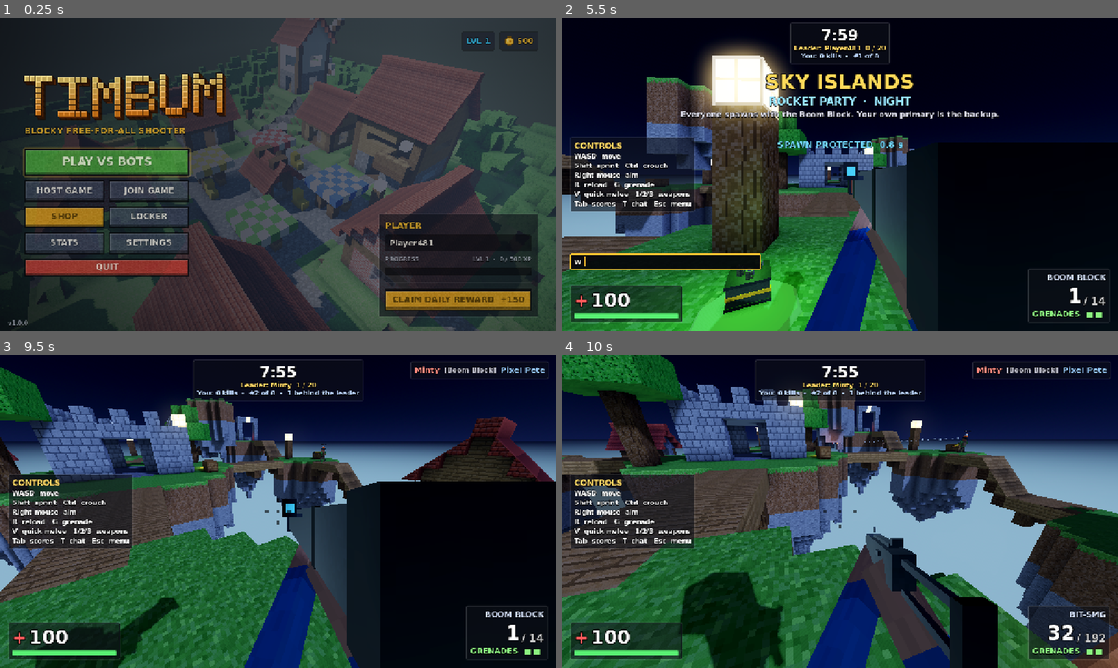
Above: before the commit, frames 1-4 (two rows, left to right).
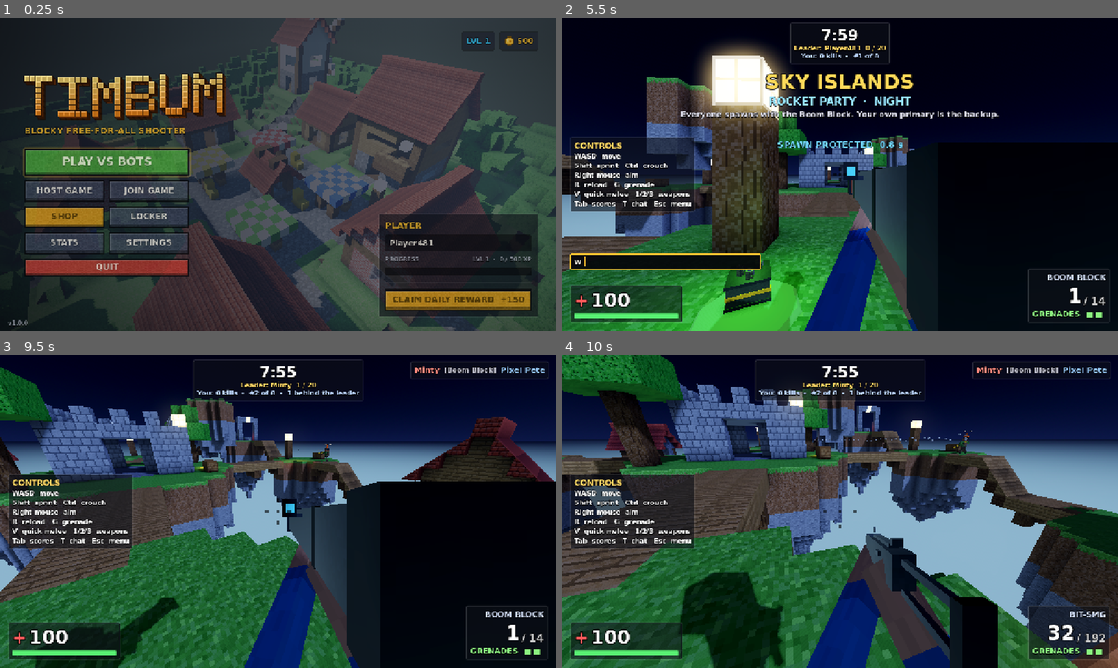
Above: after the commit, the same moments.

Repository: SubToFeralsloth11/timbum
Game: Godot game, scene res://scenes/main_menu.tscn
The game is run twice, just before and just after one commit, with the same random seed, the same clock (stepped at 60 frames per second) and the same inputs.
Inputs (mouse positions are in pixels of both pictures, inside the frame that each line leads up to):
- Up to frame 1 (0.25 s): no input
- Up to frame 2 (5.5 s): click "PLAY VS BOTS" at 0.5 s; click "EASY" at 1.25 s; click "EASY" at 2 s; click "NORMAL" at 2.75 s; click "NORMAL" at 3.5 s; click "START MATCH" at 4.25 s; tap Enter at 5 s; move the mouse to (834, 180) at 5.02 s; hold W (move_forward) from 5.03 s (still down); hold Right mouse button (aim) from 5.03 s (still down); click (834, 180) at 5.17 s; tap Space (jump) at 5.27 s
- Up to frame 3 (9.5 s): release W (move_forward) at 5.75 s; release Right mouse button (aim) at 5.75 s; drag from (444, 558) to (250, 574) at 5.77 s; move the mouse to (111, 464) at 6.52 s; hold A (move_left) 6.53-7.25 s; hold Ctrl (crouch) 6.53-7.25 s; drag from (305, 511) to (111, 464) at 7.27 s; move the mouse to (194, 433) at 8.02 s; hold S (move_back) 8.03-8.78 s; hold G (grenade) 8.03-8.78 s; tap Space (jump) at 8.27, 9.02 s; tap Escape (pause) at 8.65 s; move the mouse to (305, 511) at 8.77 s; hold W (move_forward) from 8.78 s (still down); tap V (melee) at 8.85 s
- Up to frame 4 (10 s): keep holding W (move_forward); move the mouse to (812, 511) at 9.52 s; hold Mouse wheel down (next_weapon) from 9.53 s (still down); click (812, 511) at 9.67 s

Frames 1-2 are identical in both runs. In frame 3, 0.1% of the frame differs, in the area x 50-60%, y 28-36%; in frame 4, 0.3%, in the area x 45-74%, y 22-32%.

Commit message:
Search a last-seen spot once, skip taken pickups, and reset bot state on respawn

Diff:
--- a/scripts/game/bot_brain.gd
+++ b/scripts/game/bot_brain.gd
@@ -53,6 +53,8 @@
 const LEADER_BIAS_PER_KILL := 1.5
 const LEADER_BIAS_MAX := 7.5
 const CROWD_PENALTY := 5.0
+## Placeholder for "no position yet", far outside every map.
+const NO_POS := Vector3(0.0, -100000.0, 0.0)
 
 var p: Player
 var difficulty := 1
@@ -88,6 +90,10 @@
 var _path_index := 0
 var _goal := Vector3.ZERO
 var _has_goal := false
+## The pickup the current goal leads to (null if none), so a taken one is abandoned on the way.
+var _goal_pickup: PickupNode
+## Last-seen position already searched; _roam heads to a last-seen spot once per new sighting.
+var _chase_pos := NO_POS
 var _repath_timer := 0.0
 var _perceive_timer := 0.0
 
@@ -118,6 +124,19 @@
 	_path = PackedVector3Array()
 	_last_seen_time = -100.0
 	_grenade_timer = randf_range(4.0, 10.0)
+	_goal_pickup = null
+	_chase_pos = NO_POS
+	_path_index = 0
+	_repath_timer = 0.0
+	_reaction_left = 0.0
+	_tracking_time = 0.0
+	_target_vel = Vector3.ZERO
+	_read_vel = Vector3.ZERO
+	_burst_timer = 0.0
+	_burst_pause = 0.0
+	_semi_wait = 0.0
+	_stuck_timer = 0.0
+	_stuck_check_pos = p.global_position
 
 
 func think(delta: float) -> void:
@@ -453,9 +472,16 @@
 
 func _roam(delta: float) -> void:
 	var now := World.now()
-	if now - _last_seen_time < MEMORY_TIME:
-		if not _has_goal or _goal.distance_to(_last_seen_pos) > 3.0:
-			_set_goal(_last_seen_pos)
+	# A pickup we were heading for got taken: pick something else instead of visiting the empty pad.
+	if _goal_pickup != null and not _goal_pickup.active:
+		_goal_pickup = null
+		_has_goal = false
+	# Search where the target was last seen, once per sighting: after reaching it (or the nearest
+	# reachable point) carry on roaming instead of re-pathing to the same spot every frame.
+	if now - _last_seen_time < MEMORY_TIME and _last_seen_pos.distance_to(_chase_pos) > 3.0:
+		_chase_pos = _last_seen_pos
+		_goal_pickup = null
+		_set_goal(_last_seen_pos)
 	elif not _has_goal:
 		_set_goal(_pick_roam_goal())
 	_go_toward(_goal, delta)
@@ -466,12 +492,13 @@
 
 
 func _pick_roam_goal() -> Vector3:
+	_goal_pickup = null
 	var info := p.world.map_info
 	var needs_health := p.health < 60.0
 	var cur: Vector2i = p.ammo[p.slots[0]]
 	var needs_ammo := cur.x + cur.y < int(Data.WEAPONS[p.slots[0]].mag)
 	if needs_health or needs_ammo:
-		var best := Vector3.ZERO
+		var best: PickupNode = null
 		var best_d := INF
 		for i in p.world.pickup_nodes.size():
 			var node := p.world.pickup_nodes[i]
@@ -481,15 +508,19 @@
 				var d := p.global_position.distance_to(node.position)
 				if d < best_d:
 					best_d = d
-					best = node.position
-		if best_d < INF:
-			return best
+					best = node
+		if best != null:
+			_goal_pickup = best
+			return best.position
 	if aggression > 1.1 and randf() < 0.6:
 		var prey: Array = p.world.entities.values().filter(func(o: Player) -> bool: return o != p and o.alive)
 		if not prey.is_empty():
 			return (prey.pick_random() as Player).global_position
-	if randf() < 0.35 / aggression and not p.world.pickup_nodes.is_empty():
-		return p.world.pickup_nodes.pick_random().position
+	if randf() < 0.35 / aggression:
+		var pads := p.world.pickup_nodes.filter(func(n: PickupNode) -> bool: return n.active)
+		if not pads.is_empty():
+			_goal_pickup = pads.pick_random()
+			return _goal_pickup.position
 	return info.spawns.pick_random()
 
 
@@ -501,6 +532,8 @@
 
 func _go_toward(point: Vector3, delta: float) -> void:
 	_repath_timer -= delta
+	if _goal.distance_to(point) > 2.0:
+		_goal_pickup = null
 	if _repath_timer <= 0.0 or _goal.distance_to(point) > 2.0:
 		_repath_timer = REPATH_INTERVAL
 		_goal = point
